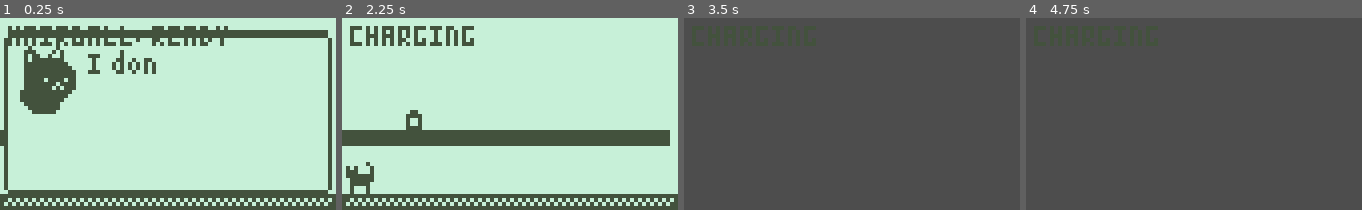
Above: before the commit, frames 1-4 (left to right).
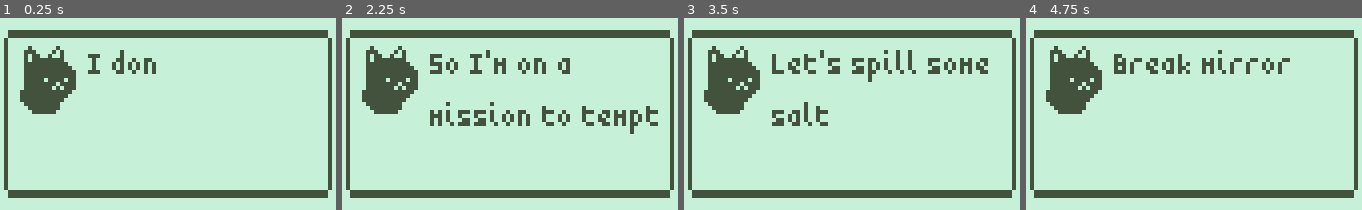
Above: after the commit, the same moments.

Repository: goldghosty/NokiaGame
Game: Godot game, scene res://start_scene.tscn
The game is run twice, just before and just after one commit, with the same random seed, the same clock (stepped at 60 frames per second) and the same inputs. The project has no main scene, so this scene is started directly.
Inputs:
- Up to frame 1 (0.25 s): no input
- Up to frame 2 (2.25 s): tap Enter (advance_dialogue) at 0.5, 1.35 s; hold Enter (advance_dialogue) 0.53-1.28 s; hold D (move_right) 0.53-2.03 s; hold A (move_left) from 2.03 s (still down); hold Enter (advance_dialogue) from 2.03 s (still down); tap Z (break) at 2.1 s
- Up to frame 3 (3.5 s): release A (move_left) at 2.78 s; release Enter (advance_dialogue) at 2.78 s; hold D (move_right) from 2.78 s (still down); tap X (swipe) at 2.85 s; tap Enter (advance_dialogue) at 3.05 s
- Up to frame 4 (4.75 s): hold Enter (advance_dialogue) 3.53-4.28 s; tap Space at 4.25 s; release D (move_right) at 4.28 s; hold A (move_left) from 4.28 s (still down); tap Enter (advance_dialogue) at 4.35 s

The runs differ from the first frame. In frame 1, 6.5% of the frame differs, in the area x 0-100%, y 4-100%; in frame 2, 30%; in frame 3, 83%; in frame 4, 84%, in the area x 0-100%, y 0-100%.

Commit message:
clover enemy

Diff:
--- /dev/null
+++ b/Scenes/clover.tscn
@@ -0,0 +1,65 @@
+[gd_scene format=3 uid="uid://c2mke3pjgegoy"]
+
+[ext_resource type="Script" uid="uid://cn7tfjalpugwm" path="res://clover.gd" id="1_327jk"]
+[ext_resource type="Texture2D" uid="uid://dved5xgxt72v0" path="res://Sprites/clover.png" id="1_f0scq"]
+
+[sub_resource type="AtlasTexture" id="AtlasTexture_327jk"]
+atlas = ExtResource("1_f0scq")
+region = Rect2(0, 0, 10, 10)
+
+[sub_resource type="AtlasTexture" id="AtlasTexture_idkp1"]
+atlas = ExtResource("1_f0scq")
+region = Rect2(10, 0, 10, 10)
+
+[sub_resource type="AtlasTexture" id="AtlasTexture_5py3j"]
+atlas = ExtResource("1_f0scq")
+region = Rect2(0, 10, 10, 10)
+
+[sub_resource type="AtlasTexture" id="AtlasTexture_7b0v6"]
+atlas = ExtResource("1_f0scq")
+region = Rect2(10, 10, 10, 10)
+
+[sub_resource type="SpriteFrames" id="SpriteFrames_wa6is"]
+animations = [{
+"frames": [{
+"duration": 1.0,
+"texture": SubResource("AtlasTexture_327jk")
+}, {
+"duration": 1.0,
+"texture": SubResource("AtlasTexture_idkp1")
+}, {
+"duration": 1.0,
+"texture": SubResource("AtlasTexture_5py3j")
+}, {
+"duration": 1.0,
+"texture": SubResource("AtlasTexture_7b0v6")
+}],
+"loop": true,
+"name": &"default",
+"speed": 5.0
+}]
+
+[sub_resource type="RectangleShape2D" id="RectangleShape2D_c8urk"]
+size = Vector2(8, 10)
+
+[node name="Clover" type="Area2D" unique_id=1459154896]
+collision_layer = 16
+collision_mask = 129
+script = ExtResource("1_327jk")
+
+[node name="AnimatedSprite2D" type="AnimatedSprite2D" parent="." unique_id=1506494184]
+sprite_frames = SubResource("SpriteFrames_wa6is")
+autoplay = "default"
+frame = 1
+frame_progress = 0.9757191
+
+[node name="CollisionShape2D" type="CollisionShape2D" parent="." unique_id=1524258988]
+shape = SubResource("RectangleShape2D_c8urk")
+
+[node name="RayCastLeft" type="RayCast2D" parent="." unique_id=1383128668]
+target_position = Vector2(-7, 0)
+collision_mask = 128
+
+[node name="RayCastRight" type="RayCast2D" parent="." unique_id=853632391]
+target_position = Vector2(8, 0)
+collision_mask = 128
--- a/Scenes/main_scene.tscn
+++ b/Scenes/main_scene.tscn
@@ -7,9 +7,19 @@
 [ext_resource type="PackedScene" uid="uid://cl44w7wh1jiul" path="res://Scenes/black_cat.tscn" id="6_drdnd"]
 [ext_resource type="PackedScene" uid="uid://bp3ba2pi2mr6f" path="res://Scenes/ui_layer.tscn" id="7_maf8m"]
 [ext_resource type="PackedScene" uid="uid://bws644iyv7f0r" path="res://Scenes/salt.tscn" id="8_huasi"]
+[ext_resource type="PackedScene" uid="uid://c2mke3pjgegoy" path="res://Scenes/clover.tscn" id="8_m1efj"]
 
 [sub_resource type="RectangleShape2D" id="RectangleShape2D_0f027"]
 size = Vector2(88, 4)
+
+[sub_resource type="RectangleShape2D" id="RectangleShape2D_huasi"]
+size = Vector2(3, 58)
+
+[sub_resource type="RectangleShape2D" id="RectangleShape2D_m1efj"]
+size = Vector2(3, 58)
+
+[sub_resource type="RectangleShape2D" id="RectangleShape2D_mai8y"]
+size = Vector2(3, 37)
 
 [node name="MainScene" type="Node2D" unique_id=2078736581]
 
@@ -52,3 +62,35 @@
 position = Vector2(21, 25)
 
 [node name="UILayer" parent="." unique_id=854107549 instance=ExtResource("7_maf8m")]
+
+[node name="Clover" parent="." unique_id=395231467 instance=ExtResource("8_m1efj")]
+position = Vector2(36, 39)
+
+[node name="InvisibleWall" type="StaticBody2D" parent="." unique_id=245561959]
+collision_layer = 128
+collision_mask = 17
+
+[node name="CollisionShape2D" type="CollisionShape2D" parent="InvisibleWall" unique_id=177101715]
+position = Vector2(-1.5, 19)
+shape = SubResource("RectangleShape2D_huasi")
+
+[node name="InvisibleWall2" type="StaticBody2D" parent="." unique_id=1648605199]
+position = Vector2(168, 0)
+collision_layer = 128
+collision_mask = 17
+
+[node name="CollisionShape2D" type="CollisionShape2D" parent="InvisibleWall2" unique_id=814508133]
+position = Vector2(-1.5, 19)
+shape = SubResource("RectangleShape2D_m1efj")
+
+[node name="InvisibleWall3" type="StaticBody2D" parent="." unique_id=640443925]
+position = Vector2(82, -16)
+collision_layer = 128
+collision_mask = 17
+
+[node name="CollisionShape2D" type="CollisionShape2D" parent="InvisibleWall3" unique_id=976418116]
+position = Vector2(-1.5, 29.5)
+shape = SubResource("RectangleShape2D_mai8y")
+
+[node name="Clover" parent="InvisibleWall3" unique_id=1459154896 instance=ExtResource("8_m1efj")]
+position = Vector2(-32, 39)
--- a/Scenes/salt.tscn
+++ b/Scenes/salt.tscn
@@ -46,7 +46,6 @@
 
 [node name="AnimatedSprite2D" type="AnimatedSprite2D" parent="." unique_id=61845241]
 sprite_frames = SubResource("SpriteFrames_hfny1")
-animation = &"spilled"
 autoplay = "default"
 
 [node name="CollisionShape2D" type="CollisionShape2D" parent="." unique_id=1220976444]
--- a/Scripts/global.gd
+++ b/Scripts/global.gd
@@ -1,6 +1,7 @@
 extends Node
 
 var can_shoot = true
+
 # Called when the node enters the scene tree for the first time.
 func _ready() -> void:
 	pass # Replace with function body.
--- /dev/null
+++ b/clover.gd
@@ -0,0 +1,20 @@
+extends Area2D
+@onready var ray_cast_left: RayCast2D = $RayCastLeft
+@onready var ray_cast_right: RayCast2D = $RayCastRight
+@onready var animated_sprite_2d: AnimatedSprite2D = $AnimatedSprite2D
+
+
+var enemy_speed = 20.0
+var direction : int = 1
+
+func _physics_process(delta: float) -> void:
+	if ray_cast_right.is_colliding():
+		direction  = -1
+		animated_sprite_2d.flip_h = true
+	if ray_cast_left.is_colliding():
+		direction = 1
+		animated_sprite_2d.flip_h = false
+	position.x += direction * enemy_speed * delta
+
+
+	#move_and_slide()
--- a/dialogue_manager.gd
+++ b/dialogue_manager.gd
@@ -1,7 +1,10 @@
 extends CanvasLayer
+
+signal dialogue_complete
 
 @onready var dialogue_box: Control = $DialogueBox
 @onready var dialogue_text: Label = $DialogueBox/TextureRect/DialogueText
+
 
 var dialogue_lines: Array[String] = []
 var current_line_index: int = 0
@@ -33,7 +36,7 @@
 
 	else:
 		get_tree().paused = false
-
+		dialogue_complete.emit()
 		is_dialogue_active = false
 		dialogue_box.visible = false
 
--- a/project.godot
+++ b/project.godot
@@ -73,6 +73,7 @@
 2d_physics/layer_5="Enemy"
 2d_physics/layer_6="EnemyProjectile"
 2d_physics/layer_7="Salt"
+2d_physics/layer_8="Walls"
 
 [physics]
 
--- a/start_scene.gd
+++ b/start_scene.gd
@@ -1,19 +1,28 @@
 extends Node2D
+
 
 var start_lines :Array[String] = [
 	"I don't believe in luck.",
 	"Most of you think I bring you bad luck.",
 	"You don't want me crossing your path?",
-	"GOOD. I don't want to see you either."
+	"GOOD. I don't want to see you either.",
+	"So I'm on a mission to tempt fate.",
+	"Let's spill some salt.",
+	"Open umbrellas indoors.",
+	"Break mirrors",
+	"And destroy these false idols of LUCK!"
 ]
 
 func _ready() -> void:
 	DialogueManager.start_dialogue(start_lines)
-	start_game()
+	DialogueManager.dialogue_complete.connect(on_dialogue_complete)
 
 
 func _process(delta: float) -> void:
 	pass
 
-func start_game() -> void:
+#func start_game() -> void:
+	#get_tree().change_scene_to_file("res://Scenes/main_scene.tscn")
+
+func on_dialogue_complete():
 	get_tree().change_scene_to_file("res://Scenes/main_scene.tscn")
--- a/start_scene.tscn
+++ b/start_scene.tscn
@@ -6,4 +6,7 @@
 process_mode = 3
 script = ExtResource("1_mbe3m")
 
-[node name="CanvasLayer" type="CanvasLayer" parent="." unique_id=1161625383]
+[node name="ColorRect" type="ColorRect" parent="." unique_id=397276789]
+offset_right = 85.0
+offset_bottom = 49.0
+color = Color(0.78039217, 0.9411765, 0.84705883, 1)
Binary file added: Sprites/clover.png
Not shown, added: Sprites/clover.png.import
Not shown, added: clover.gd.uid
